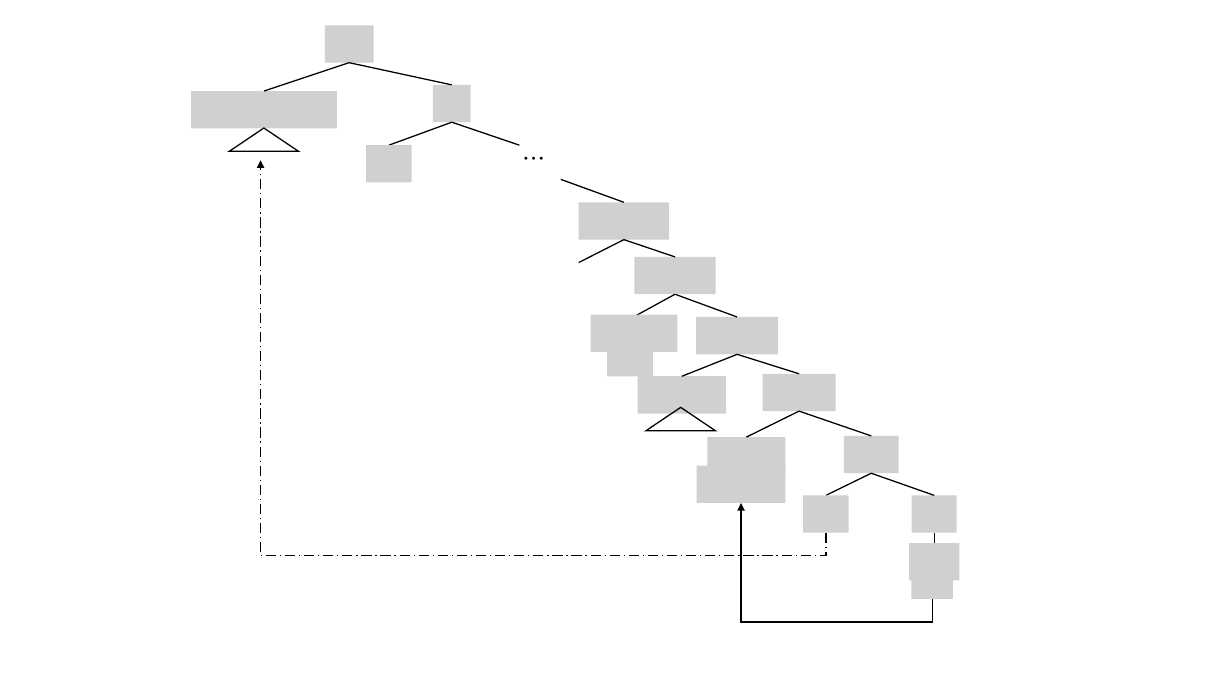
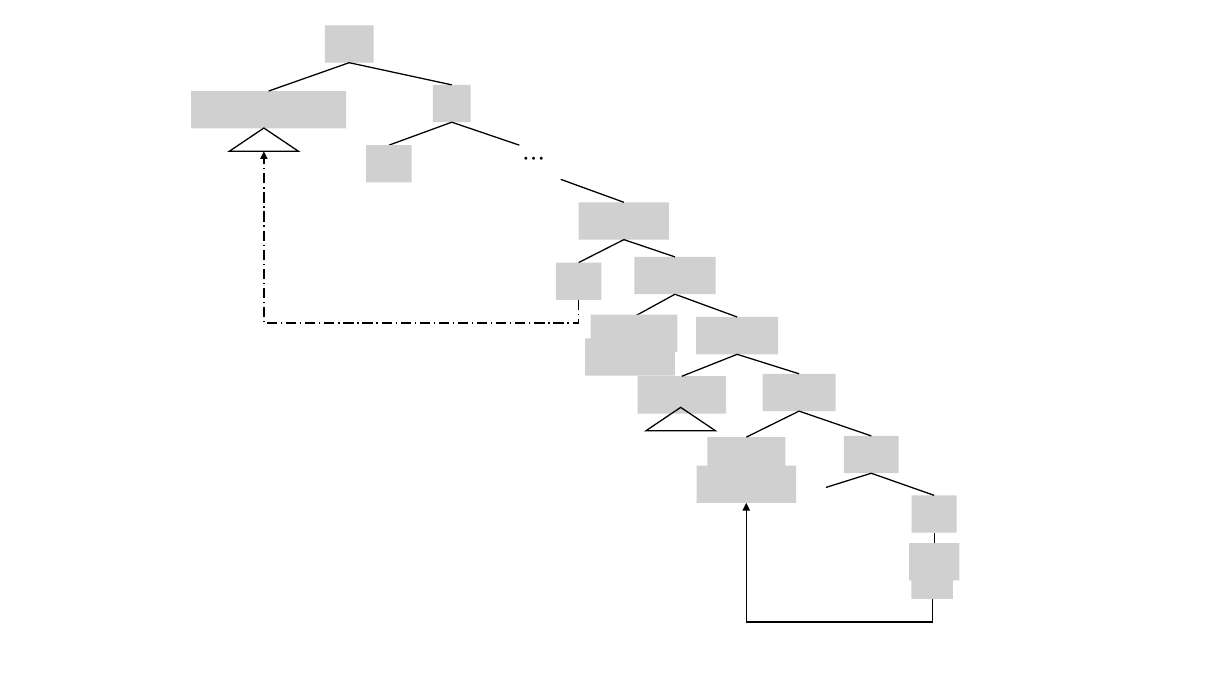
Before and after one commit to NoemieGrf/DegreeSemantic, a slide deck: slide 6 of 正文/latex/pic.pptx. Drawn at 1232x693 pixels with LibreOffice and Linux fonts; fonts in the diff are those of the drawing; grey boxes stand for pictures. Boxes give left, top, right and bottom in pixels: in the first picture for what was removed or moved away, otherwise in the second. Text is boxed around its words. In the diff, an @@ line names an element or a change of style, - is before the commit and + after.

```diff
--- a/正文/latex/pic.pptx
+++ b/正文/latex/pic.pptx
@@ line moved from (264, 91) - (349, 63) to (269, 91) - (349, 63) @@
@@ picture: place and size @@
-picture at (191, 91, 337, 128)
+picture at (191, 91, 347, 128)
@@ elbow arrow moved from (826, 533) - (261, 160) to (579, 300) - (264, 152) @@
@@ picture added at (556, 262, 602, 299) @@
@@ picture: place and size @@
-picture at (607, 339, 653, 376)
+picture at (585, 338, 675, 375)
@@ picture: place and size @@
-picture at (697, 466, 786, 503)
+picture at (697, 466, 797, 503)
@@ line moved from (872, 473) - (826, 495) to (872, 473) - (826, 488) @@
@@ elbow arrow moved from (933, 599) - (741, 503) to (933, 599) - (747, 503) @@
@@ picture removed at (803, 495, 848, 532) @@
```
Also in this commit, not shown: 1 other slide changed, 1 slide added, 8 other files.
